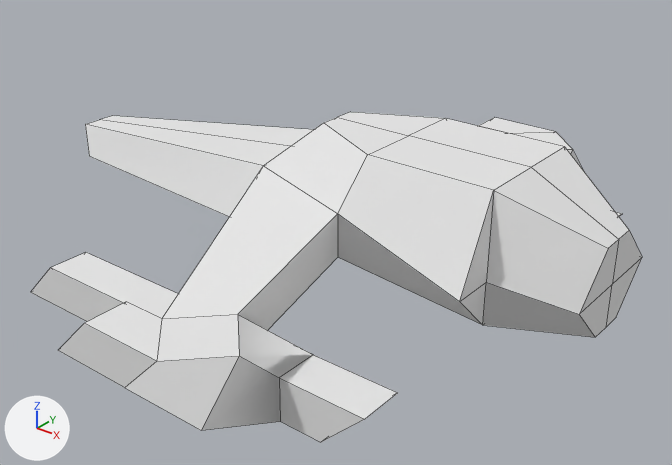
Two versions of the OBJ model models/player.obj, one commit apart.
Both versions are drawn from a camera (50 mm lens) standing at (13.87, -17.64, 9.02) and looking at (1.26, -1.88, -0.75). Arrows for +X, +Y and +Z are at lower left; the lights stay in place. Mesh edges are drawn as thin lines. Where no turn or scale is listed for an object, it has been applied to the vertices.

In view in the first picture: 'PlayerShip'.
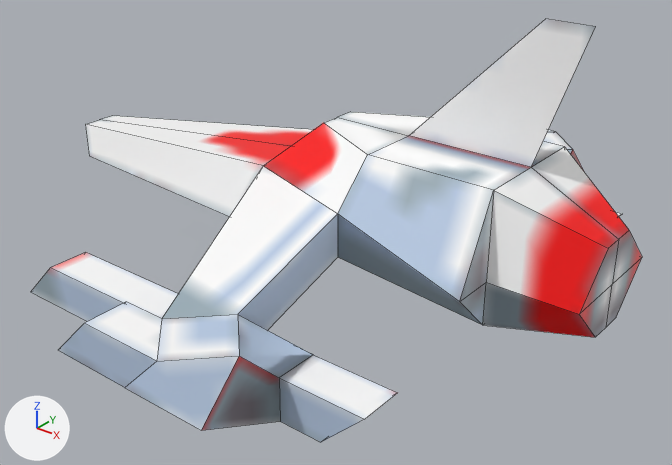
Location of each change, [x1, y1, x2, y2] in pixels of the pictures (672 x 465 px):
'PlayerShip', surface changed, reshaped (28% taller)
    before: [31, 112, 642, 442]
    after: [31, 19, 642, 442]
part 1 of me_playership, added
    after: [409, 19, 596, 167]
part 2 of me_playership, surface changed
    both: [31, 112, 642, 442]

Diff of the bpy script that builds the scene:
```diff
--- a/models/player.obj.py
+++ b/models/player.obj.py
@@ img_player_tex_png @@
+img_player_tex_png = load_image('player_tex.png', 'player_tex.png', 32, 32, 'sRGB')
@@ mat_material @@
 mat_material = principled_material('Material')
-mat_material.base_color = (0.8, 0.8, 0.8)  # white #e7e7e7
-mat_material.roughness = 1.0
+mat_material.texture = img_player_tex_png
+mat_material.roughness = 0.431
@@ me_playership @@
 # used by ob_playership; location = (0.0, 0.0, 0.0)
 # verts and faces of me_playership; kept vertices keep their numbers, new ones are numbered from 90
 # before: 73 (6.0, -1.5, 2.0) at pixel (531, 167), 74 (3.0, -1.5, 2.0) at pixel (408, 135)
-me_playership.from_pydata(...)  # 90 vertices, 94 faces; spans x -8.0..8.0, y -9.0..6.0, z -2.0..2.0
+me_playership.from_pydata(...)  # 92 vertices, 93 faces; spans x -8.0..8.0, y -9.0..6.0, z -2.0..5.0
+# me_playership part 1
+verts[90] = (7.0, -1.5, 5.0)  # pixel (595, 26)
+verts[91] = (6.0, -1.5, 5.0)  # pixel (545, 18)
+faces += [(73, 90, 91, 74)]
+# me_playership part 2: 90 kept faces spanning x -8.0..8.0, y -9.0..6.0, z -2.0..2.0 get new texture (UV) coordinates
 me_playership.materials.append(mat_material)
```
